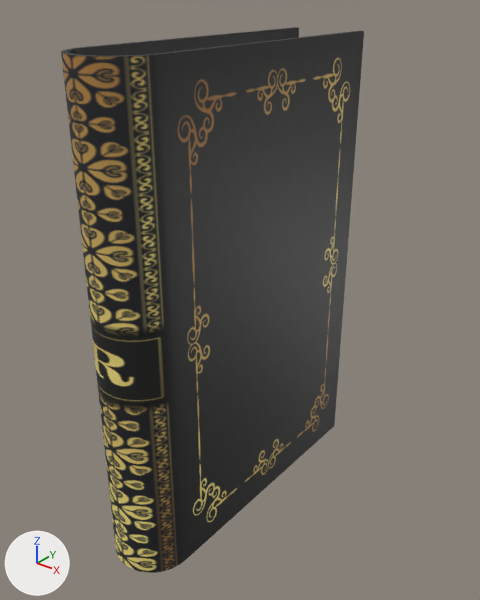
The FBX model Book/book.fbx, before and after one commit.
Camera for both pictures: a 50 mm camera at (1.54, -1.94, 2.09) aimed at (0.02, -0.04, 0.91). The lights are fixed; the arrows at lower left show +X, +Y and +Z.
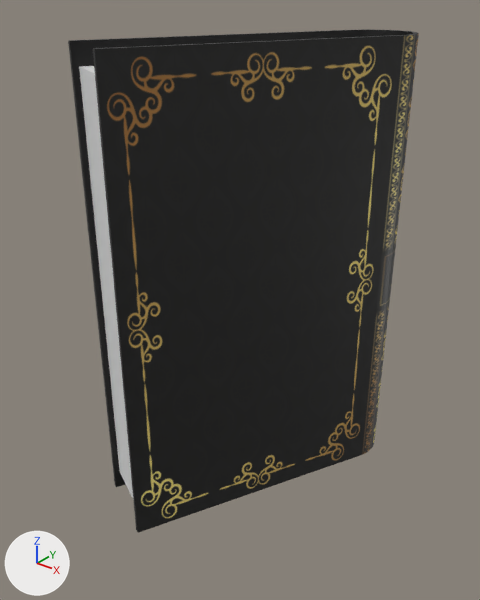
Commit message: Book Reset¨

Location of each change, [x1, y1, x2, y2] in pixels of the pictures (480 x 600 px):
'Cylinder', surface changed, turned
    before: [61, 27, 364, 573]
    after: [68, 29, 419, 533]
part 1 of me_cylinder_002, surface changed
    before: [160, 31, 364, 560]
    after: [95, 36, 402, 533]

The edits, one by one:
me_cylinder_002 has 118 vertices, 133 faces and spans x -0.16..0.16, y -0.73..0.57, z 0.0..1.9.
me_cylinder_002 is used by ob_cylinder; location (0.0, 0.0, 0.0).
me_cylinder_002 part 1: texture (UV) coordinates of 2 of 133 faces, centred in x -0.16..0.16, y 0.0, z 0.95, changed; they spanned u 0.08..0.92, v 0.12..0.88 and now span u 0.09..0.9, v 0.14..0.86.
Object 'Cylinder' (ob_cylinder) turns from (0, 0, 0) to (0, 0, 155) degrees about x, y and z.
